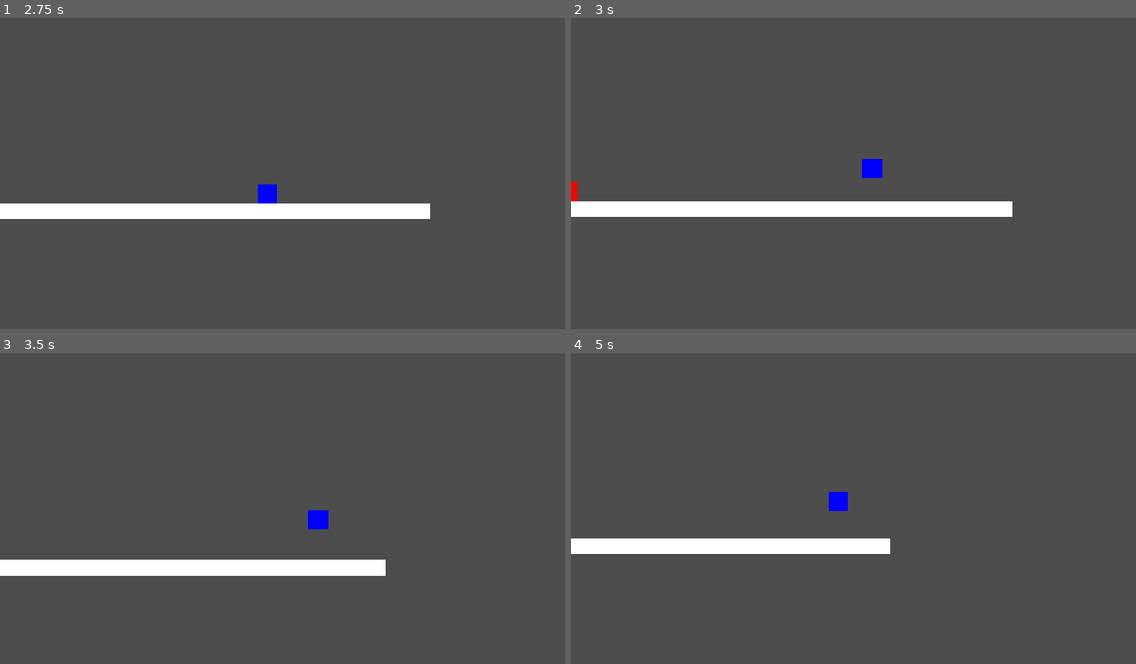
Above: before the commit, frames 1-4 (two rows, left to right).
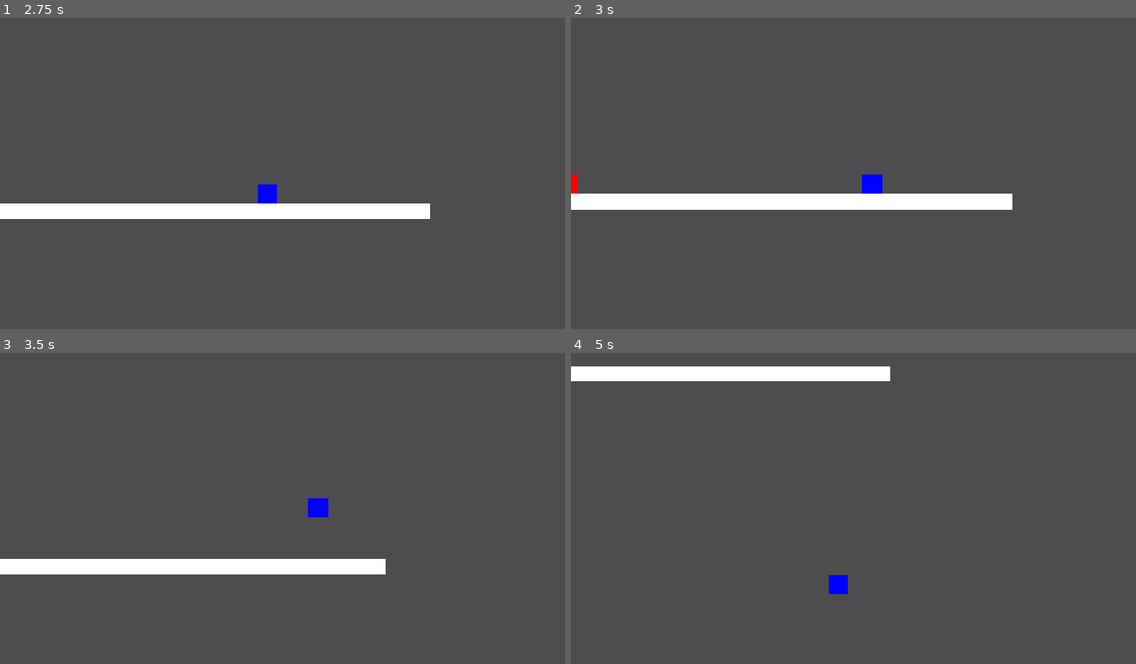
Above: after the commit, the same moments.

Repository: joshuafolkken/platformer
Game: Godot game, scene res://scenes/stage1.tscn
Two runs of this game, one before a commit and one after it. Both use one fixed random seed, a clock stepped at 60 frames per second and the inputs below.
Inputs:
- Up to frame 1 (2.75 s): tap Enter (ui_accept) at 0.5, 0.6, 1.55, 2.1 s; hold Right (ui_right) 0.53-2.03 s; tap Space (jump, bound only after the commit) at 0.77, 0.8, 1.07, 1.35, 1.52, 1.82, 2.3 s; hold Left (ui_left) from 2.03 s (still down)
- Up to frame 2 (3 s): release Left (ui_left) at 2.78 s; hold Right (ui_right) from 2.78 s (still down); tap Enter (ui_accept) at 2.85 s
- Up to frame 3 (3.5 s): keep holding Right (ui_right); tap Space (jump, bound only after the commit) at 3.02, 3.32 s
- Up to frame 4 (5 s): tap Space (jump, bound only after the commit) at 3.6, 3.77, 4.07, 4.52, 4.82 s; release Right (ui_right) at 4.28 s; hold Left (ui_left) from 4.28 s (still down); tap Enter (ui_accept) at 4.35 s

Frame 1 is identical in both runs. In frame 2, 4.1% of the frame differs, in the area x 0-79%, y 45-64%; in frame 3, 0.7%; in frame 4, 5.9%, in the area x 0-57%, y 4-78%.

Commit message:
jump action #18

Diff:
--- a/project.godot
+++ b/project.godot
@@ -37,6 +37,15 @@
 
 theme/custom_font="uid://d0luqrsi4o1lw"
 
+[input]
+
+jump={
+"deadzone": 0.2,
+"events": [Object(InputEventKey,"resource_local_to_scene":false,"resource_name":"","device":-1,"window_id":0,"alt_pressed":false,"shift_pressed":false,"ctrl_pressed":false,"meta_pressed":false,"pressed":false,"keycode":0,"physical_keycode":32,"key_label":0,"unicode":32,"location":0,"echo":false,"script":null)
+, Object(InputEventJoypadButton,"resource_local_to_scene":false,"resource_name":"","device":-1,"button_index":1,"pressure":0.0,"pressed":false,"script":null)
+]
+}
+
 [internationalization]
 
 locale/translations=PackedStringArray("res://locale/en.po", "res://locale/ja.po")
--- a/scripts/character.gd
+++ b/scripts/character.gd
@@ -2,7 +2,7 @@
 
 const SPEED = 300.0
 const JUMP_VELOCITY = -400.0
-const FRICTION = 20.0  # 減速率を追加
+const FRICTION = 20.0
 
 
 func _physics_process(delta: float) -> void:
@@ -11,7 +11,7 @@
 		velocity += get_gravity() * delta
 
 	# Handle jump.
-	if Input.is_action_just_pressed("ui_accept") and is_on_floor():
+	if Input.is_action_just_pressed("jump") and is_on_floor():
 		velocity.y = JUMP_VELOCITY
 
 	# Get the input direction and handle the movement/deceleration.
